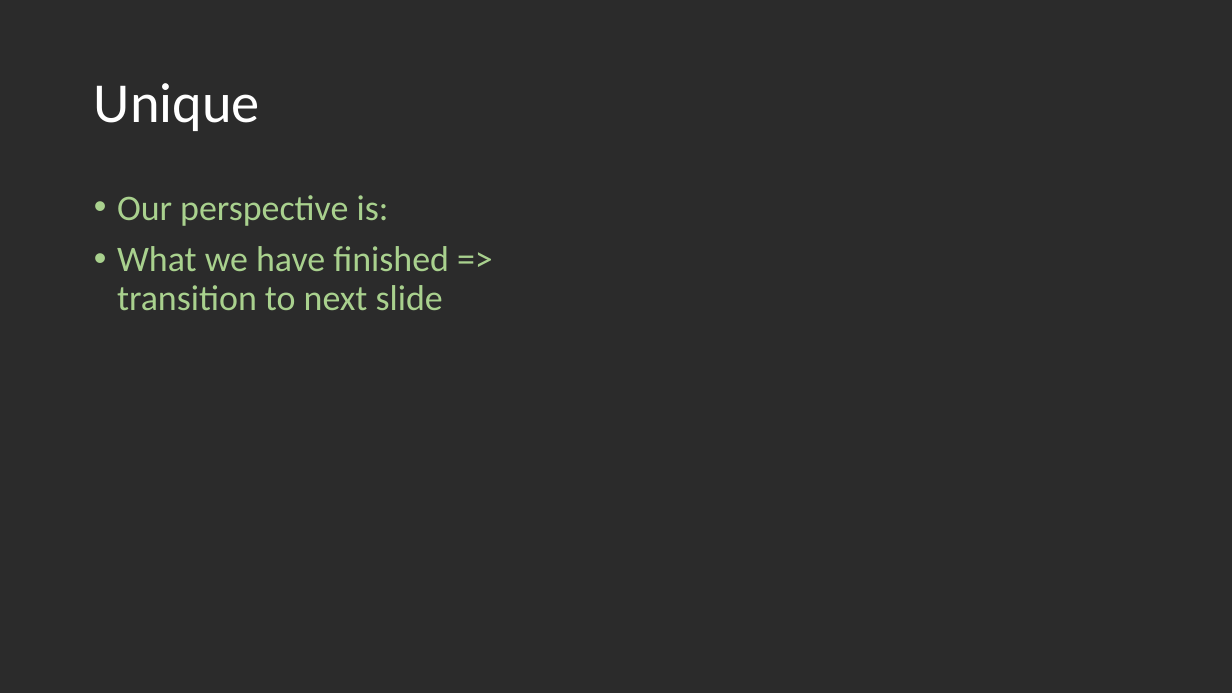
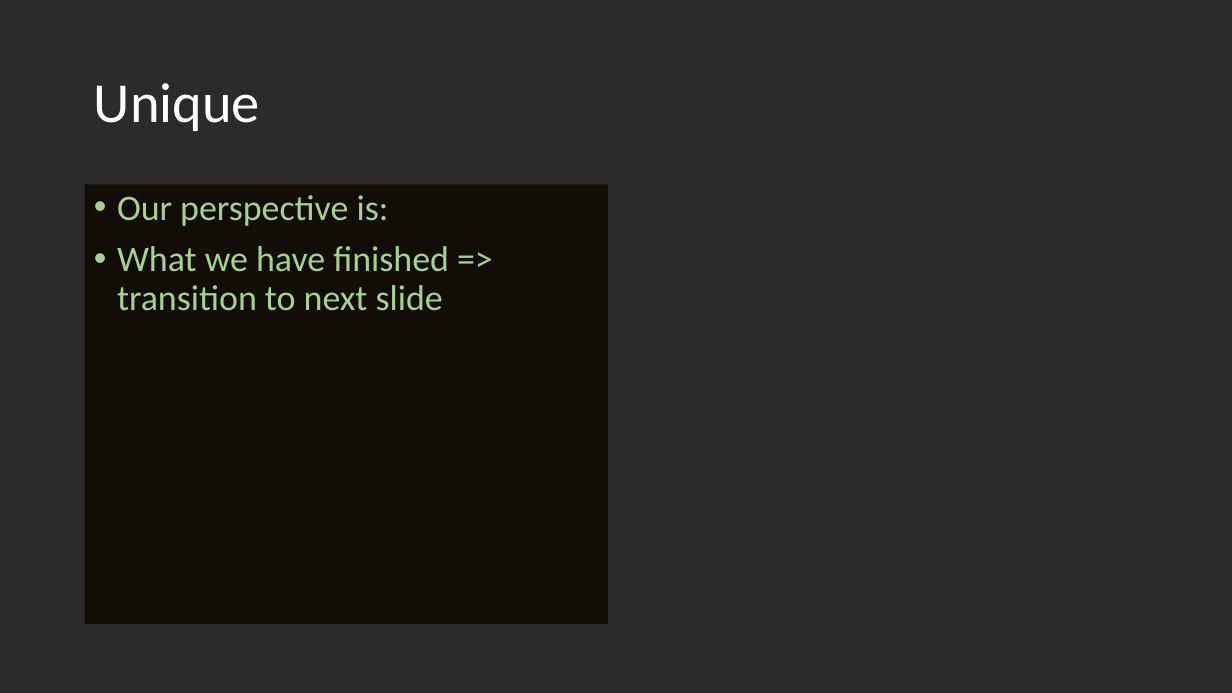
Before and after one commit to wongkristen/EasyEats_Group11_SE, a slide deck: slide 3 of docs/EasyEats.pptx. Drawn at 1232x693 pixels with LibreOffice and Linux fonts; fonts in the diff are those of the drawing; background and template pictures are left out; a plain dark background stands for a picture behind light text. Boxes give left, top, right and bottom in pixels: in the first picture for what was removed or moved away, otherwise in the second. Text is boxed around its words. In the diff, an @@ line names an element or a change of style, - is before the commit and + after.

```diff
--- a/docs/EasyEats.pptx
+++ b/docs/EasyEats.pptx
@@ text "Our perspective is:": place and size @@
-text "Our perspective is:" at bbox=[117, 195, 449, 311]
+text "Our perspective is:" at bbox=[85, 185, 609, 625]
@@ text "Our perspective is:" at bbox=[85, 185, 609, 625]: fill none to #130D07 @@
```
Also in this commit, not shown: 4 other slides changed, 1 slide removed.
